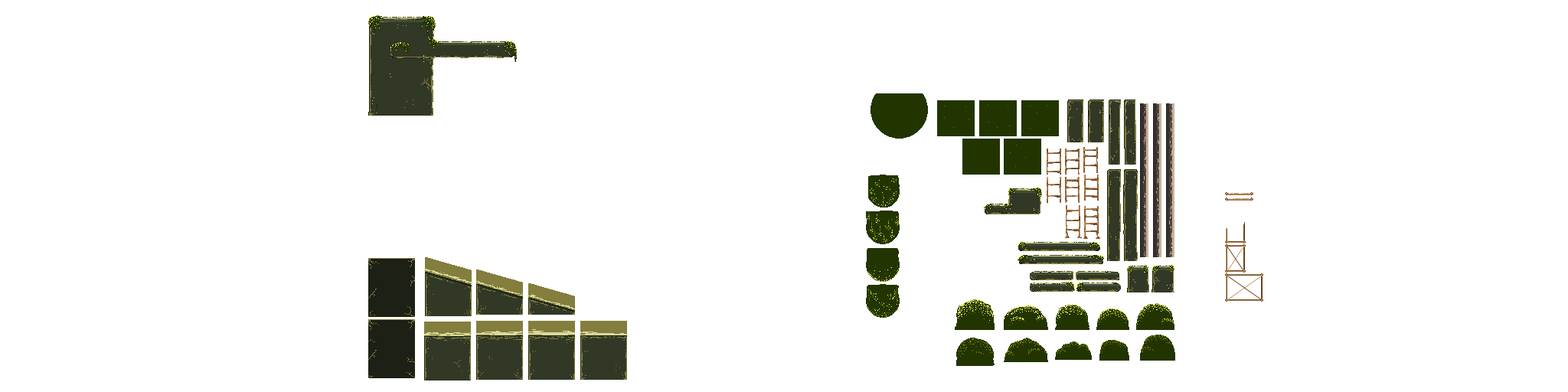
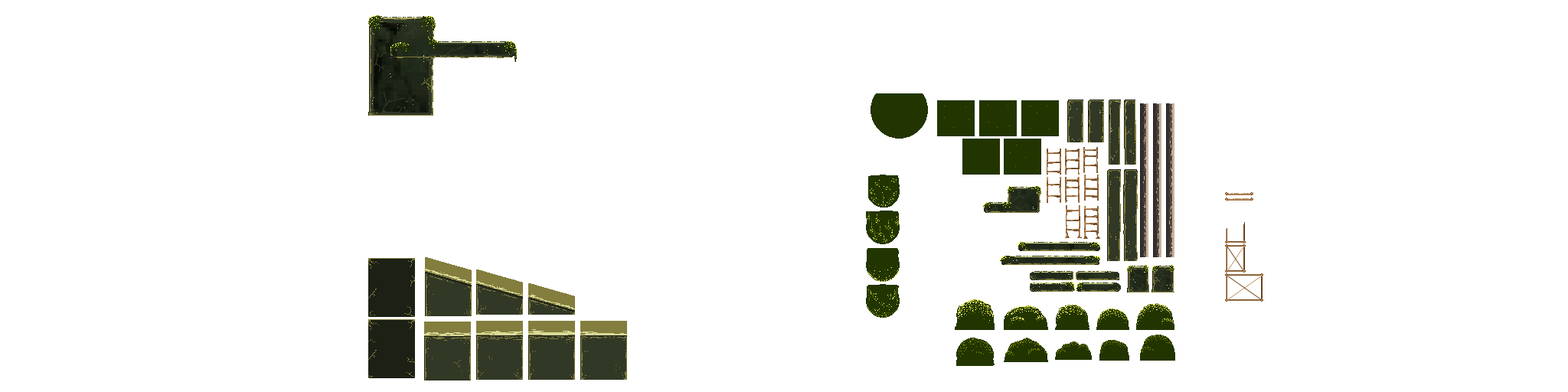
Layered file, before and after one edit (1568 x 392). Changes by layer:
added layer "Layer 18" (multiply) in group "Loose platforms" over [1002, 244, 1121, 290]
added layer "Layer 16" in group "Loose platforms" over [1007, 243, 1121, 287]
painted on "PlatformLong1" over [999, 254, 1105, 265]
removed layer "Figure1" from group "Stone slabs" over [372, 19, 512, 116]
removed layer "Figure2" from group "Stone slabs" over [983, 187, 1043, 215]
added group "Slab 1" with 3 layers in group "Stone slabs" over [372, 19, 512, 116]
added layer "Layer 8" in group "Slab 1" over [373, 22, 468, 113]
added layer "Layer 7" (multiply) in group "Slab 1" over [373, 22, 512, 113]
added layer "Layer 6" in group "Slab 1" over [372, 19, 512, 116]
added group "Slab 2" with 3 layers in group "Stone slabs" over [983, 186, 1042, 213]
added layer "Layer 11" in group "Slab 2" over [989, 189, 1026, 212]
added layer "Layer 4" (multiply) in group "Slab 2" over [986, 189, 1038, 211]
added layer "Layer 10" in group "Slab 2" over [983, 186, 1042, 213]
added layer "Layer 15" in group "Pillars" over [1130, 269, 1171, 291]
added layer "Layer 14" (multiply) in group "Pillars" over [1130, 269, 1171, 291]
moved "SPillar1" above "SPillar2", painted on it over [1154, 267, 1172, 293]
painted on "SPillar2" over [1129, 267, 1147, 293]
